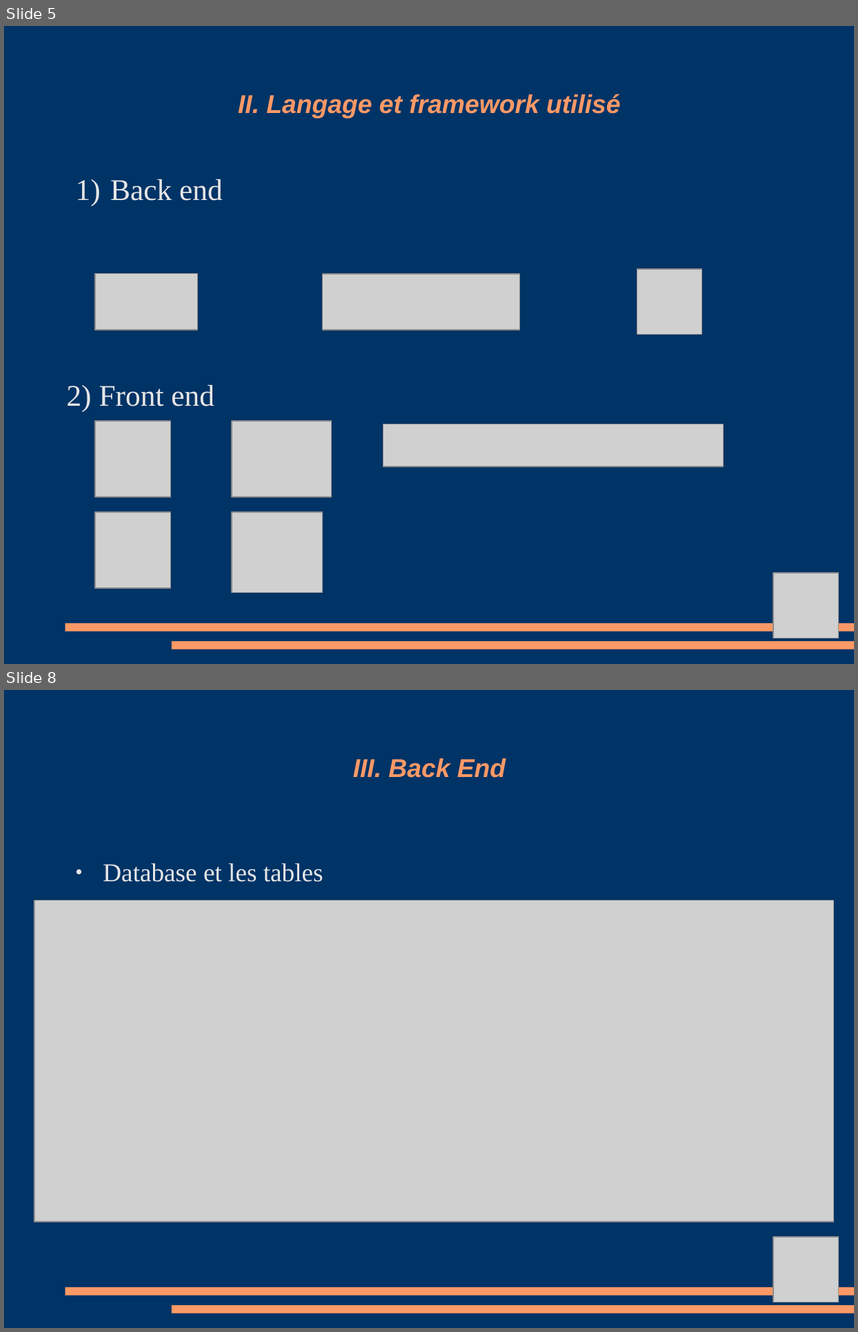
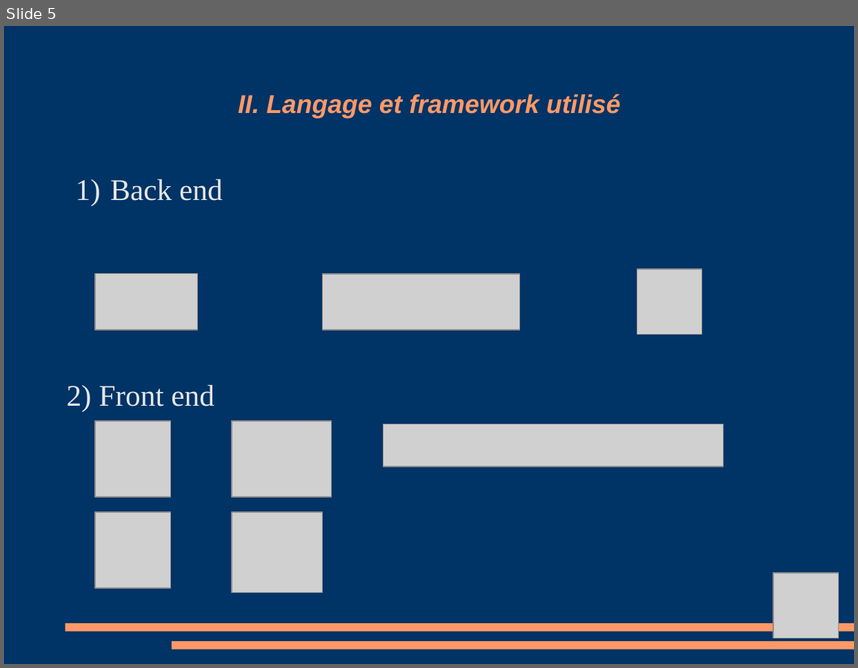
Before and after one commit to Amoun82/Librairy, a slide deck: Debut projet diplome/Projet Diapo.odp. Shown one above the other, each under a label of ours: slides 5 and 8 before the commit, slide 5 after it; the slides between them are not shown. The pictures are 858x1332 and 858x668 pixels, drawn with LibreOffice and Linux fonts; fonts in the diff are those of the drawing; grey boxes stand for pictures. Boxes give left, top, right and bottom in pixels: in the first picture for what was removed or moved away, otherwise in the second. Text is boxed around its words. In the diff, an @@ line names an element or a change of style, - is before the commit and + after.

```diff
--- a/Debut projet diplome/Projet Diapo.odp
+++ b/Debut projet diplome/Projet Diapo.odp
@@ slide 8 removed at bbox=[4, 690, 854, 1328], background #003366; not listed: 2 template elements that a slide beside it also shows @@
@@ title removed at bbox=[353, 758, 506, 778] @@
-III. Back End
@@ text removed at bbox=[103, 863, 323, 882] @@
-● Database et les tables
@@ picture removed at bbox=[34, 900, 833, 1221] @@
@@ picture removed at bbox=[774, 1237, 840, 1303] @@
```
Also in this commit, not shown: 8 slides changed, 3 slides added, 1 other slide removed, 1 other file.
